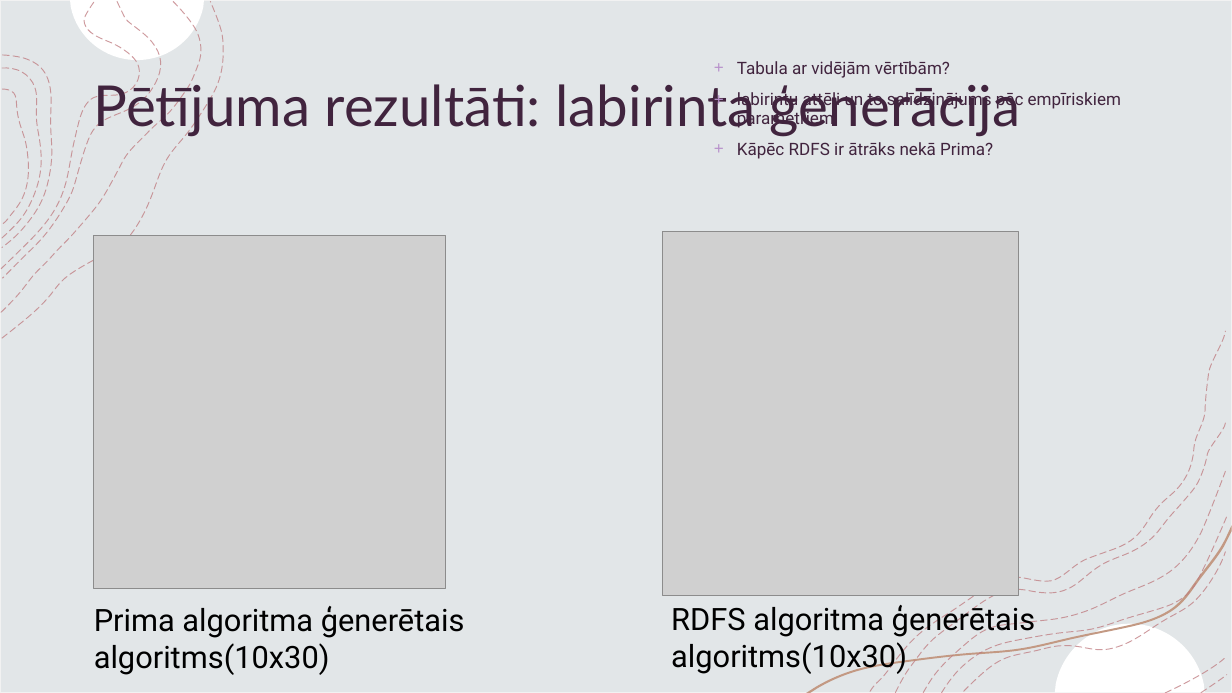
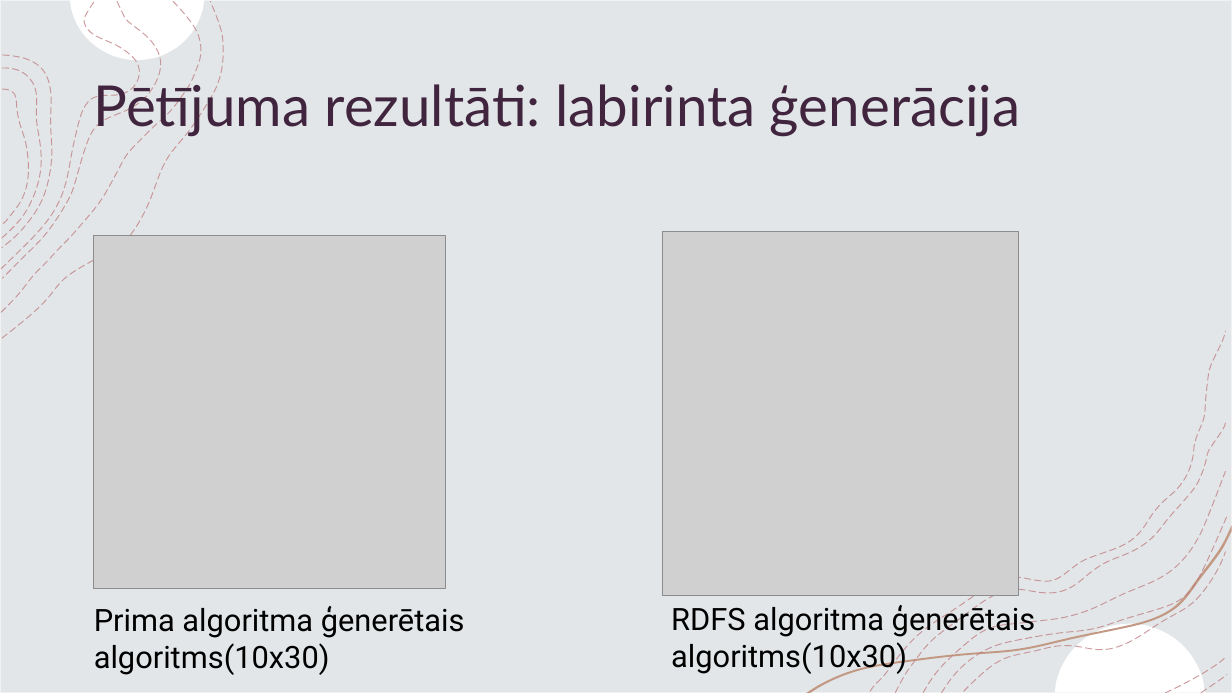
Before and after one commit to 4math/maze_solver, a slide deck: slide 8 of slides/Slides.pptx (slide 9 before the commit). Drawn at 1232x693 pixels with LibreOffice and Linux fonts; fonts in the diff are those of the drawing; grey boxes stand for pictures. Boxes give left, top, right and bottom in pixels: in the first picture for what was removed or moved away, otherwise in the second. Text is boxed around its words. In the diff, an @@ line names an element or a change of style, - is before the commit and + after.

```diff
--- a/slides/Slides.pptx
+++ b/slides/Slides.pptx
@@ text removed at [737,61,1121,159] @@
-+ Tabula ar vidējām vērtībām?
-+ labirintu attēli un to salīdzinājums pēc empīriskiem parametriem
-+ Kāpēc RDFS ir ātrāks nekā Prima?
```
Also in this commit, not shown: 9 other slides changed, 1 slide removed, 1 other file.
